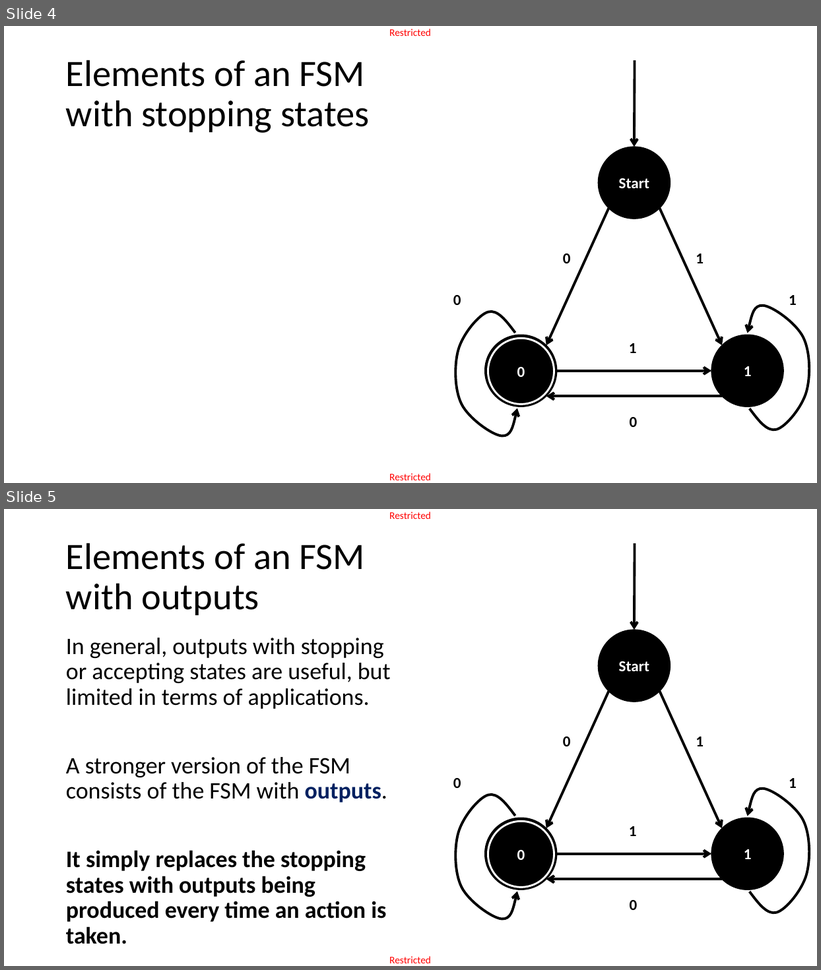
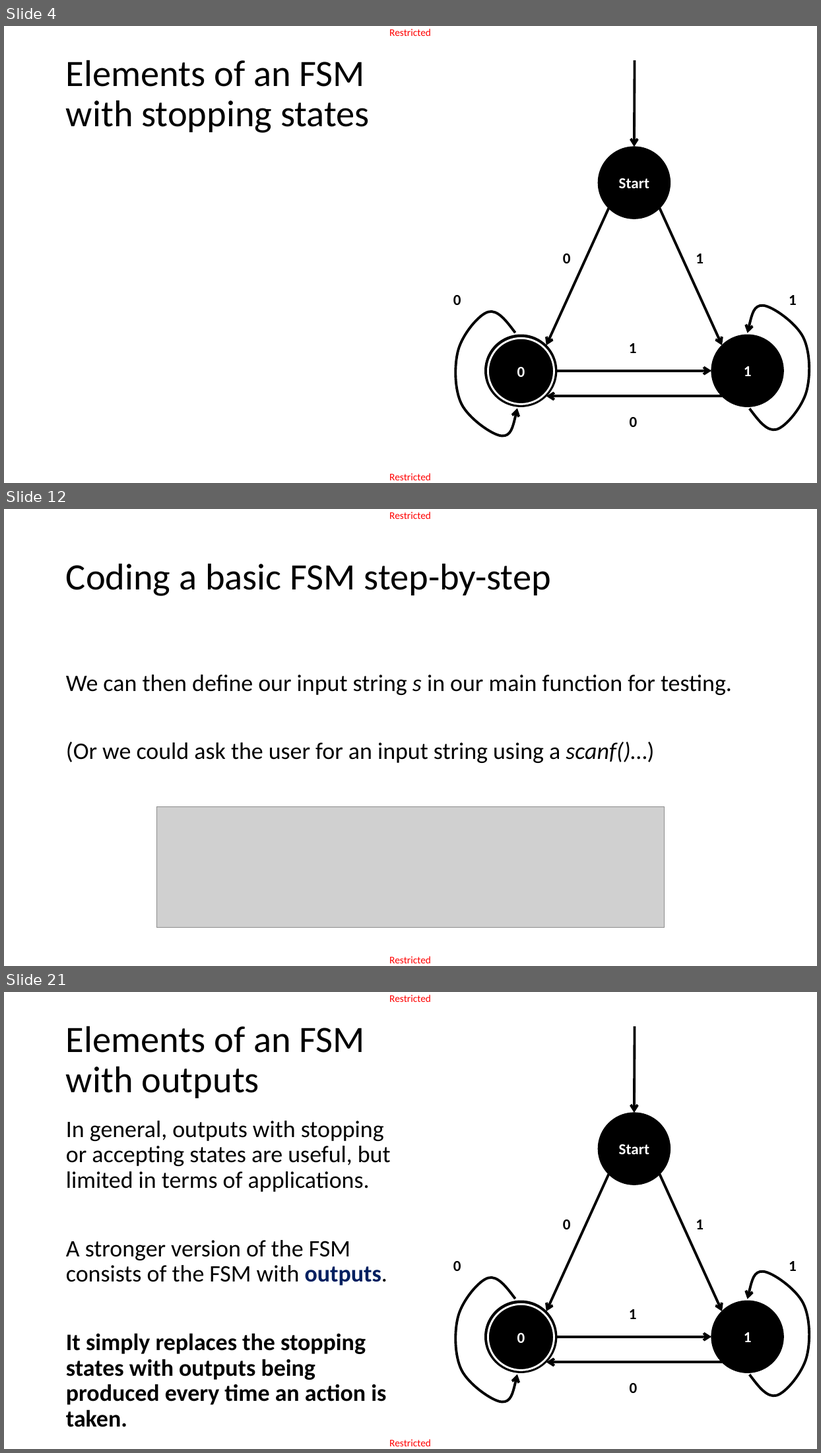
Before and after one commit to matthieudemari/SUTD_PLC_50_051, a slide deck: W9/W9S1/W9S1.pptx. Shown one above the other, each under a label of ours: slides 4 and 5 before the commit, slides 4, 12 and 21 after it; the slides between them are not shown. The pictures are 821x970 and 821x1453 pixels, drawn with LibreOffice and Linux fonts; fonts in the diff are those of the drawing; grey boxes stand for pictures. Boxes give left, top, right and bottom in pixels: in the first picture for what was removed or moved away, otherwise in the second. Text is boxed around its words. In the diff, an @@ line names an element or a change of style, - is before the commit and + after.

```diff
--- a/W9/W9S1/W9S1.pptx
+++ b/W9/W9S1/W9S1.pptx
@@ slide 12 added at (x1=4, y1=509, x2=817, y2=966), background #FFFFFF; not listed: 2 template elements that a slide beside it also shows @@
@@ title added at (x1=66, y1=563, x2=551, y2=596), 44 pt, text #000000 @@
+Coding a basic FSM step-by-step
@@ text added at (x1=66, y1=675, x2=732, y2=763), 28 pt, text #000000 @@
+We can then define our input string s in our main function for testing.
+(Or we could ask the user for an input string using a scanf()…)
@@ picture added at (x1=156, y1=807, x2=664, y2=928) @@
@@ what was slide 5 is now slide 21 @@
```
Also in this commit, not shown: 2 slides changed, 27 other slides added, 9 other files.
